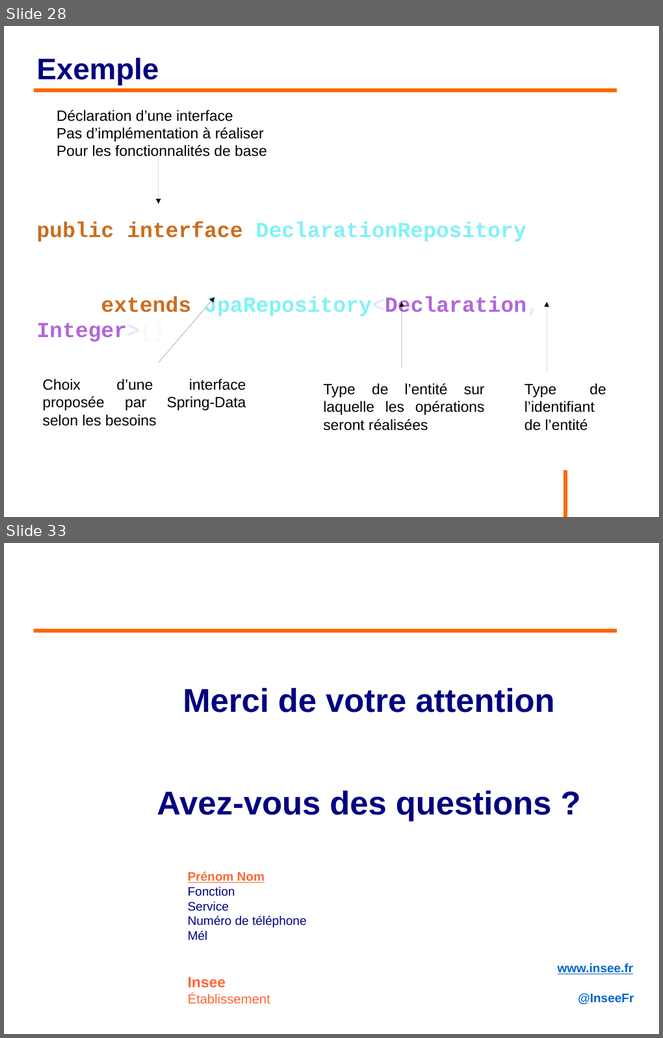
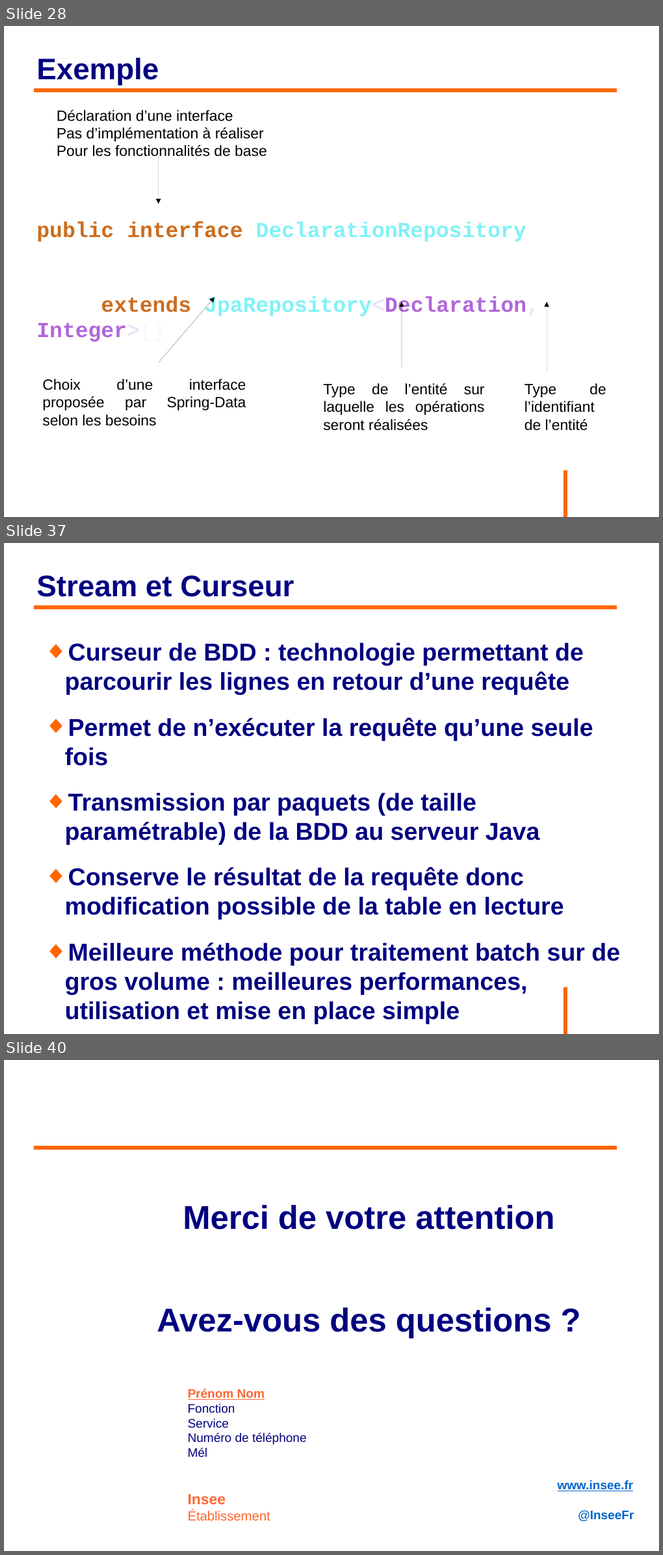
Before and after one commit to philphils/formation-hibernate-avancee, a slide deck: Documentation/diapo_formation_hibernate_avancee.odp. Shown one above the other, each under a label of ours: slides 28 and 33 before the commit, slides 28, 37 and 40 after it; the slides between them are not shown. The pictures are 663x1038 and 663x1555 pixels, drawn with LibreOffice and Linux fonts; fonts in the diff are those of the drawing; background and template pictures are left out. Boxes give left, top, right and bottom in pixels: in the first picture for what was removed or moved away, otherwise in the second. Text is boxed around its words. In the diff, an @@ line names an element or a change of style, - is before the commit and + after.

```diff
--- a/Documentation/diapo_formation_hibernate_avancee.odp
+++ b/Documentation/diapo_formation_hibernate_avancee.odp
@@ slide 37 added at (x1=4, y1=543, x2=659, y2=1034), background #FFFFFF; not listed: 1 template element that a slide beside it also shows @@
@@ title added at (x1=36, y1=575, x2=294, y2=597), 36 pt, text #000080, bold @@
+Stream et Curseur
@@ line added from (34, 607) to (618, 607), #FF6600 4.54 pt @@
@@ text added at (x1=65, y1=642, x2=620, y2=1024), 29.6 pt, text #000080, bold @@
+◆ Curseur de BDD : technologie permettant de parcourir les lignes en retour d’une requête
+◆ Permet de n’exécuter la requête qu’une seule fois
+◆ Transmission par paquets (de taille paramétrable) de la BDD au serveur Java
+◆ Conserve le résultat de la requête donc modification possible de la table en lecture
+◆ Meilleure méthode pour traitement batch sur de gros volume : meilleures performances, utilisation et mise en place simple
@@ what was slide 33 is now slide 40 @@
```
Also in this commit, not shown: 5 slides changed, 6 other slides added.
